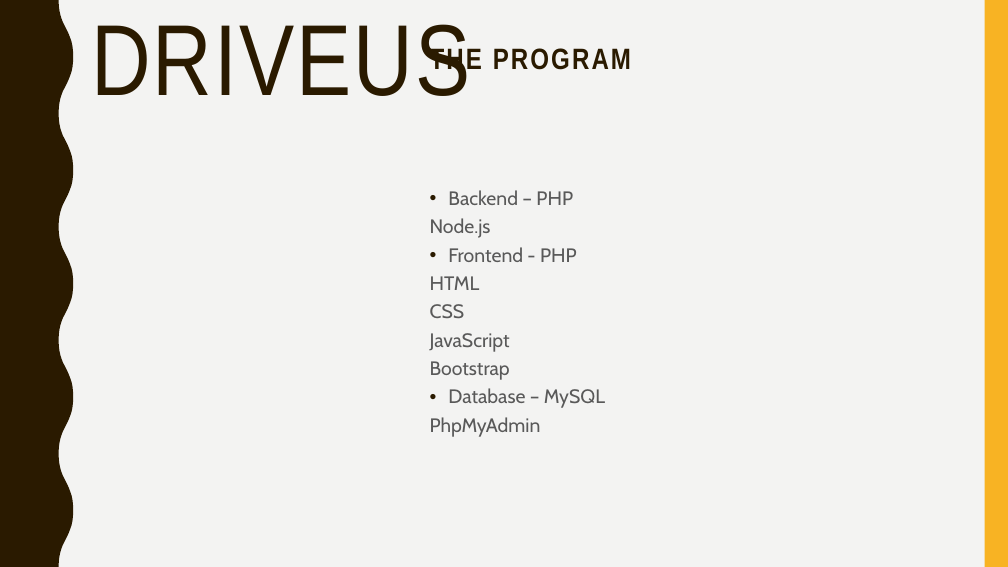
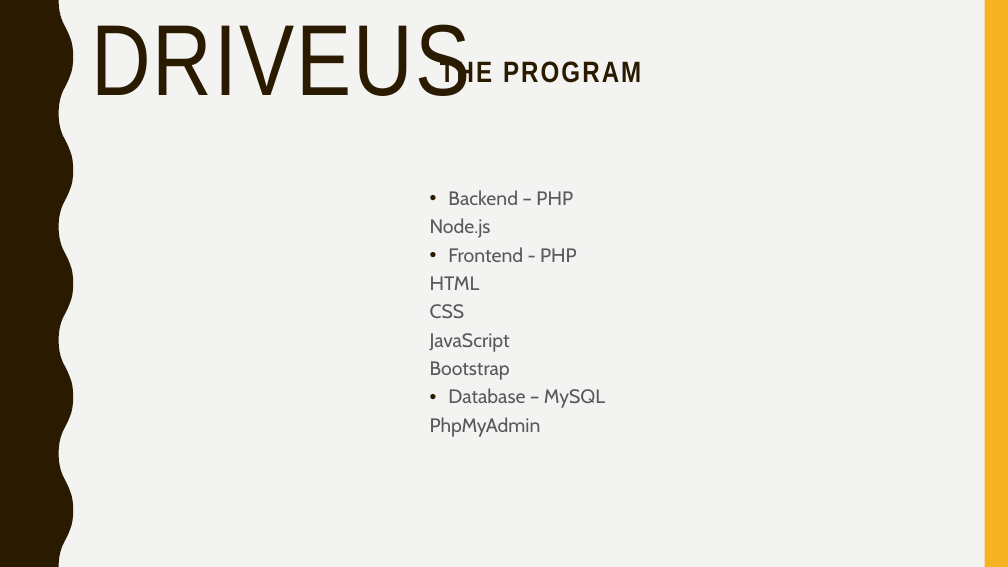
Before and after one commit to NagLau/DriveUs, a slide deck: slide 5 of egyeb/DriveUs.pptx. Drawn at 1008x567 pixels with LibreOffice and Linux fonts; fonts in the diff are those of the drawing. Boxes give left, top, right and bottom in pixels: in the first picture for what was removed or moved away, otherwise in the second. Text is boxed around its words. In the diff, an @@ line names an element or a change of style, - is before the commit and + after.

```diff
--- a/egyeb/DriveUs.pptx
+++ b/egyeb/DriveUs.pptx
@@ text "THE PROGRAM": place and size @@
-text "THE PROGRAM" at (430,46,631,75)
+text "THE PROGRAM" at (440,59,641,88)
```
Also in this commit, not shown: 3 other slides changed, 3 slides added.
